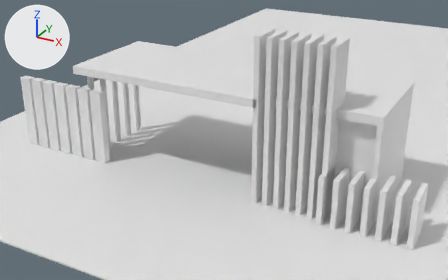
The Blender file 3DModelGapura.blend, before and after one commit.
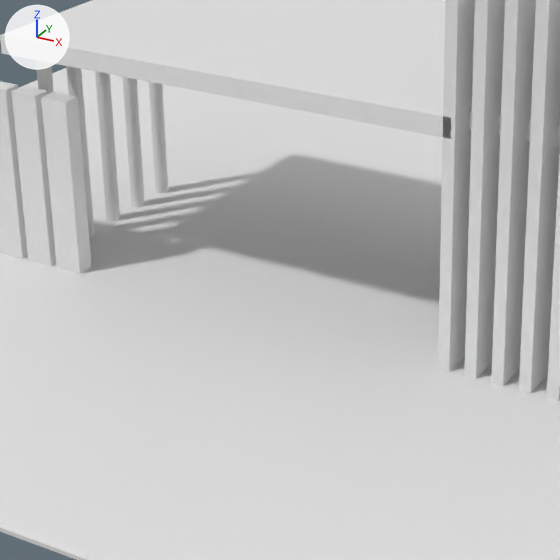
Each version appears first whole from a 50 mm lens placed at (366.1, -187.6, 180.7), pointed at (193.9, 125.4, 24.2), and next in a close-up on the part from 16% to 67% of the width and 18% to 100% of the height. The axes (+X, +Y, +Z) are drawn at upper left. The lights are the same throughout.

Names of what the first close-up shows: 'atap', 'pagar kanan', 'pagar kiri', 'plane.001', 'tiang kiri'.
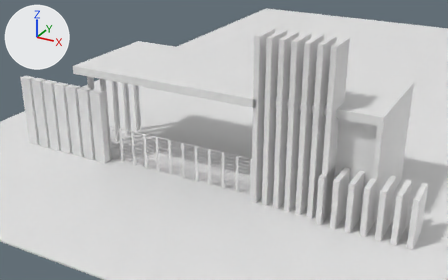
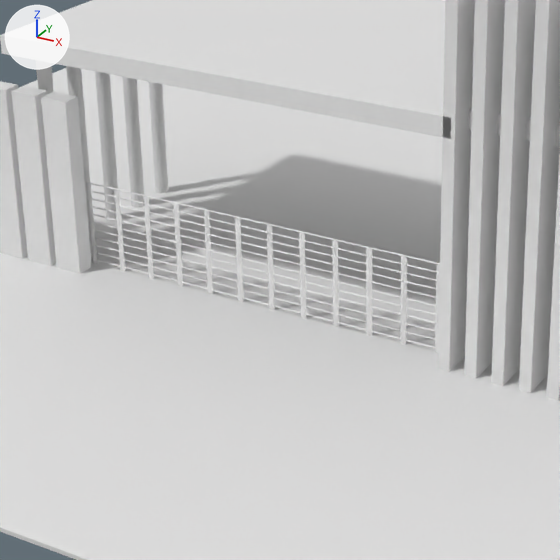
Pixel boxes (x1, y1, x2, y2) of what changed, in the close-ups (560 x 560 px):
'PagarBesi', added: after (86, 182, 440, 353)

The change in detail:
Mesh me_plane_108 is new.
It has 144 vertices, 121 faces and spans x -12.5..12.5, y -12.5..12.5, z 0.0.
Object 'PagarBesi' (ob_pagarbesi) is new; it shows me_plane_108.
Its location is (170.0, 107.0, 12.5).
Its rotation in degrees is (-90, 0, 0).
Its scale is (4.2, 1.0, 1.0).
It gains a WIREFRAME modifier named 'Wireframe'.
Modifier setting: thickness = 0.4.
Modifier setting: use_boundary = True.
